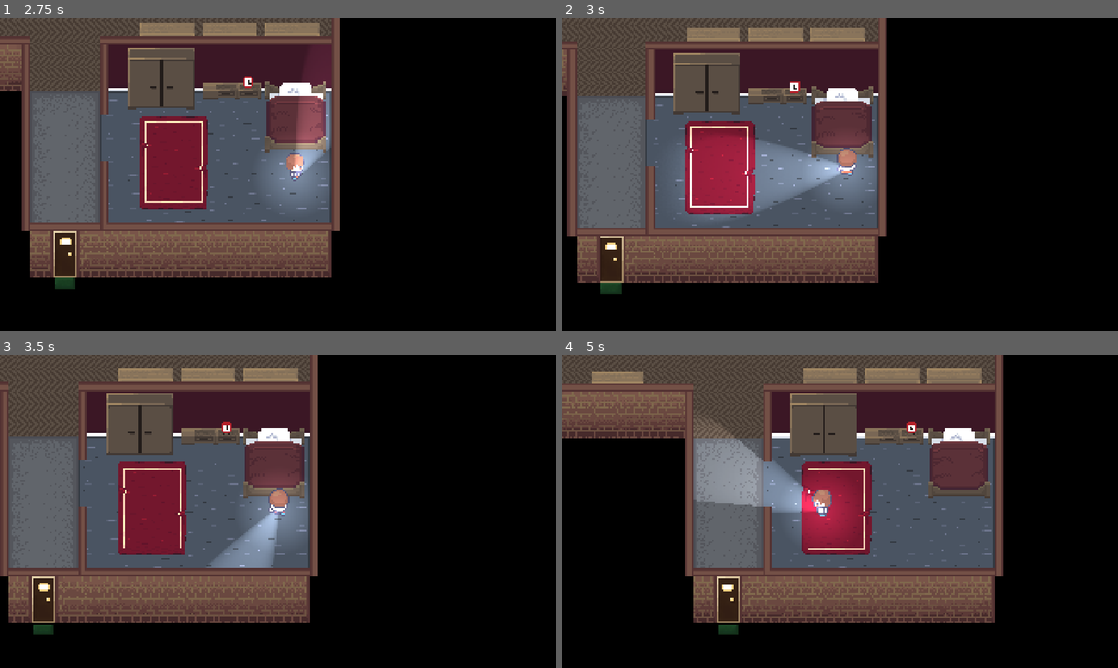
Above: before the commit, frames 1-4 (two rows, left to right).
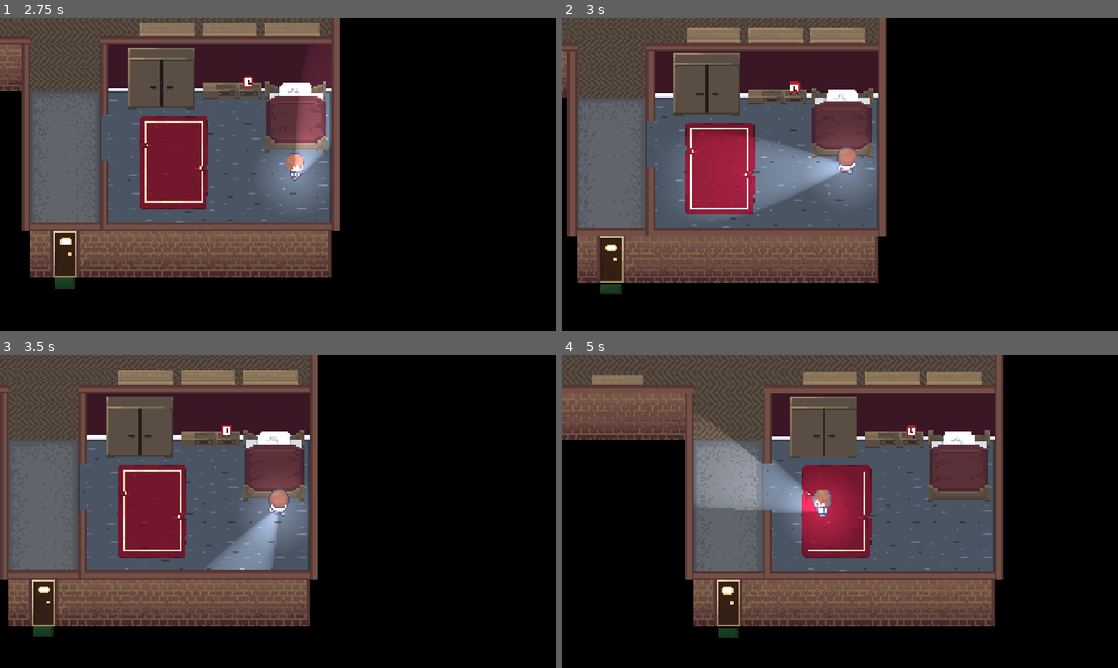
Above: after the commit, the same moments.

Repository: davidantunes23/dj_prototype
Game: Godot game, scene res://scenes/map/audio_screen.tscn
Same seed, same stepped clock (60 frames per second), same inputs: the game is played once before the commit and once after it.
Inputs (mouse positions are in pixels of both pictures, inside the frame that each line leads up to):
- Up to frame 1 (2.75 s): tap Enter (ui_accept) at 0.5, 0.77, 1.52 s; move the mouse to (400, 158) at 0.52 s; hold D (move_right) 0.53-1.28 s; tap Q (drop) at 0.6, 2.1 s; move the mouse to (166, 190) at 1.27 s; hold S (move_down) 1.28-2.03 s; tap E (interact) at 1.35 s; move the mouse to (333, 105) at 2.02 s; hold D (move_right) from 2.03 s (still down)
- Up to frame 2 (3 s): move the mouse to (812, 237) at 2.77 s; release D (move_right) at 2.78 s; hold W (move_up) from 2.78 s (still down); tap E (interact) at 2.85 s
- Up to frame 3 (3.5 s): keep holding W (move_up); tap Enter (ui_accept) at 3.02 s
- Up to frame 4 (5 s): move the mouse to (1006, 558) at 3.52 s; release W (move_up) at 3.53 s; hold A (move_left) from 3.53 s (still down); tap Q (drop) at 3.6 s; tap Enter (ui_accept) at 3.77, 4.52 s; move the mouse to (673, 464) at 4.27 s; tap E (interact) at 4.35 s

Frame 1 is identical in both runs. In frame 2, 3.7% of the frame differs, in the area x 0-57%, y 6-86%; in frame 3, 7.0%; in frame 4, 9.3%, in the area x 0-80%, y 4-91%.

Commit message:
Fix bed colisions

Diff:
--- a/scenes/item/bed.tscn
+++ b/scenes/item/bed.tscn
@@ -6,10 +6,10 @@
 [ext_resource type="AudioStream" uid="uid://dcb3kl7lkroqm" path="res://assets/bed/sheets.wav" id="4_3gpjn"]
 
 [sub_resource type="RectangleShape2D" id="RectangleShape2D_6qbq8"]
-size = Vector2(50, 52)
+size = Vector2(42, 50)
 
 [sub_resource type="RectangleShape2D" id="RectangleShape2D_pe5hr"]
-size = Vector2(37, 43)
+size = Vector2(50.5, 52)
 
 [sub_resource type="Animation" id="Animation_58eht"]
 length = 0.001
@@ -141,17 +141,18 @@
 region_rect = Rect2(-0.012791634, -0.013542175, 312.1488, 64.00213)
 
 [node name="CollisionShape2D" type="CollisionShape2D" parent="." unique_id=1611189135]
-position = Vector2(0, 1)
+position = Vector2(-1, 0)
 shape = SubResource("RectangleShape2D_6qbq8")
-debug_color = Color(0.866483, 0.35554737, 0, 0.41960785)
+debug_color = Color(2.7915835e-06, 0.56896055, 0.85614246, 0.41960785)
 
 [node name="Area2D" type="Area2D" parent="." unique_id=1114880272]
 collision_mask = 6
 script = ExtResource("1_340o3")
 
 [node name="CollisionShape2D" type="CollisionShape2D" parent="Area2D" unique_id=1672598202]
-position = Vector2(-0.5, -0.5)
+position = Vector2(-1, 1)
 shape = SubResource("RectangleShape2D_pe5hr")
+debug_color = Color(0.90133834, 0.31096667, 0, 0.41960785)
 
 [node name="AnimationPlayer" type="AnimationPlayer" parent="." unique_id=1908184342]
 libraries/ = SubResource("AnimationLibrary_3gpjn")
